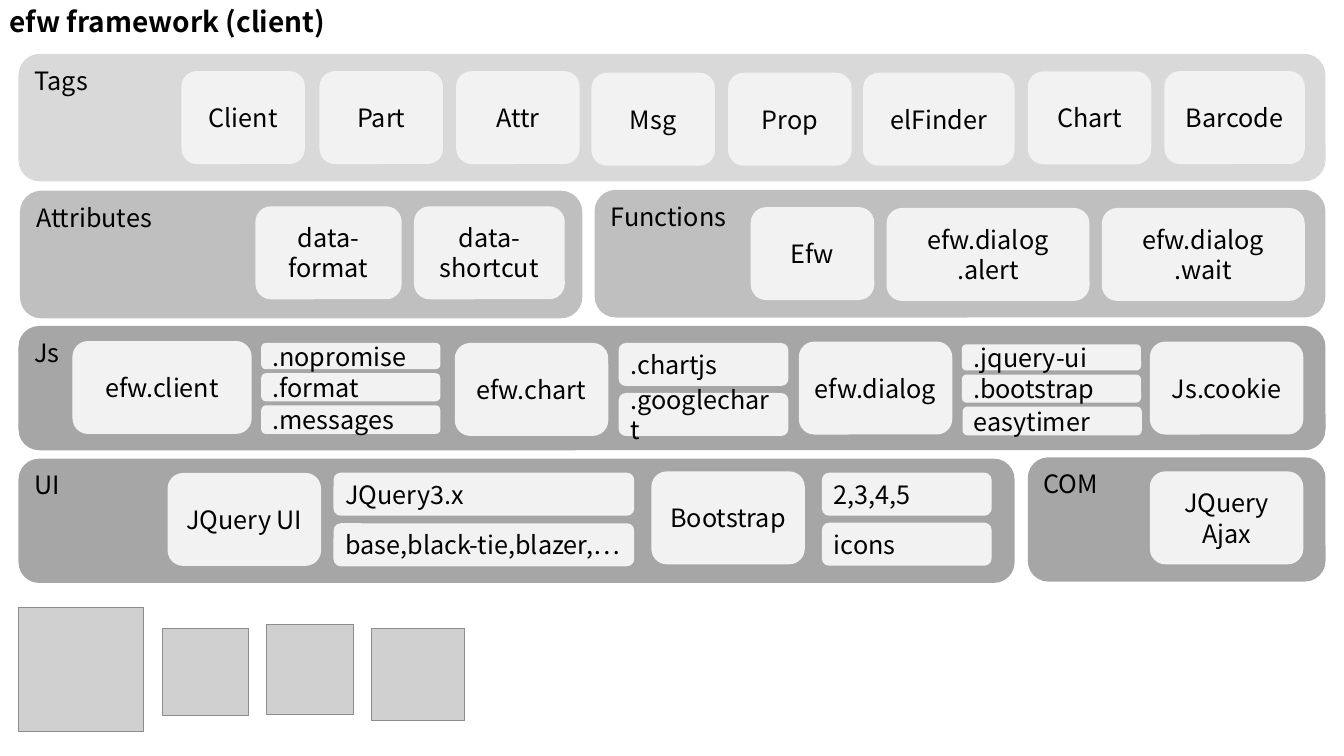
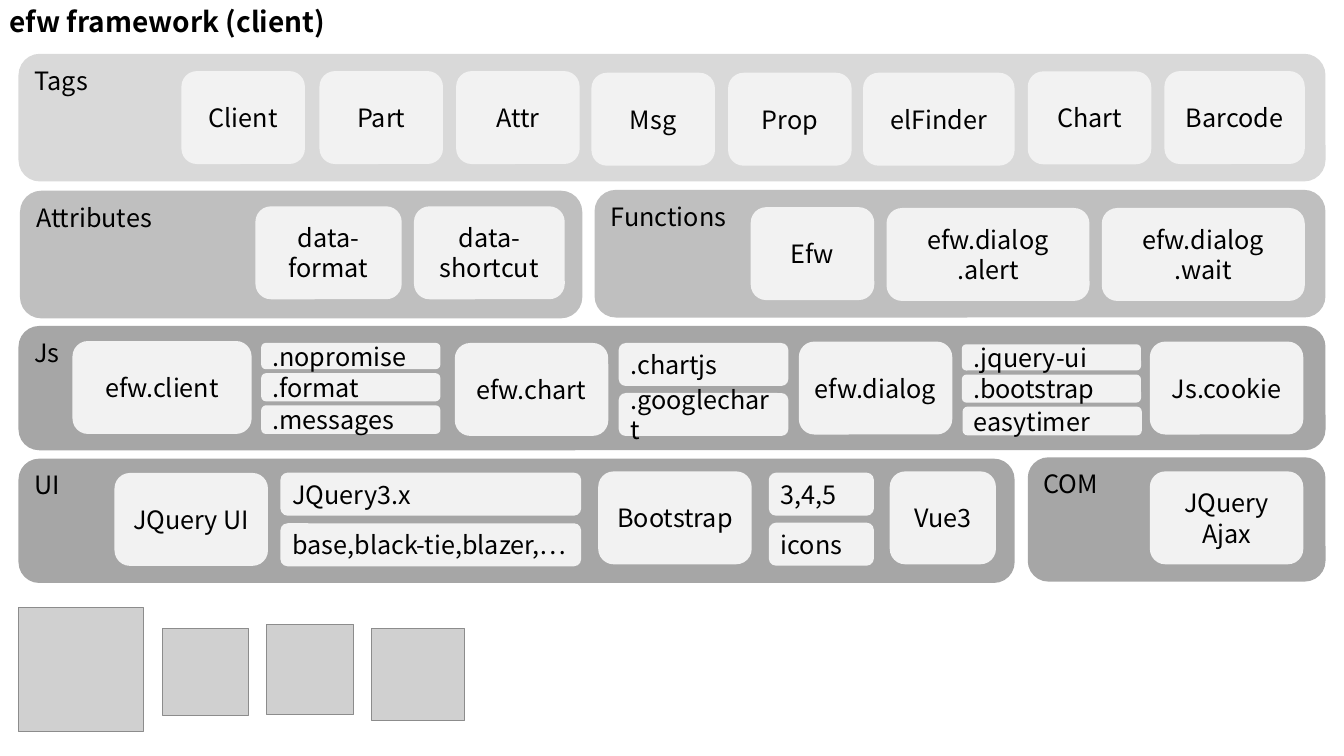
Before and after one commit to efwGrp/efw4.X, a slide deck: slide 2 of docs/img/画像作成用.pptx. Drawn at 1344x756 pixels with LibreOffice and Linux fonts; fonts in the diff are those of the drawing; grey boxes stand for pictures. Boxes give left, top, right and bottom in pixels: in the first picture for what was removed or moved away, otherwise in the second. Text is boxed around its words. In the diff, an @@ line names an element or a change of style, - is before the commit and + after.

```diff
--- a/docs/img/画像作成用.pptx
+++ b/docs/img/画像作成用.pptx
@@ rounded rectangle "JQuery UI": place and size @@
-rounded rectangle "JQuery UI" at [167, 473, 321, 566]
+rounded rectangle "JQuery UI" at [115, 473, 268, 566]
@@ rounded rectangle "JQuery3.x": place and size @@
-rounded rectangle "JQuery3.x" at [334, 473, 634, 516]
+rounded rectangle "JQuery3.x" at [280, 473, 581, 516]
@@ rounded rectangle "Bootstrap": place and size @@
-rounded rectangle "Bootstrap" at [651, 472, 805, 565]
+rounded rectangle "Bootstrap" at [599, 472, 752, 565]
@@ rounded rectangle "3,4,5": place and size @@
-rounded rectangle "3,4,5" at [822, 473, 991, 516]
+rounded rectangle "3,4,5" at [769, 473, 874, 516]
@@ rounded rectangle added at [890, 472, 996, 565], fill #F2F2F2, 18 pt, text #000000 @@
+Vue3
@@ text in rounded rectangle at [781, 485, 837, 509]: text changed @@
-2,3,4,5
+3,4,5
@@ rounded rectangle "base,black-tie,blazer,…": place and size @@
-rounded rectangle "base,black-tie,blazer,…" at [334, 523, 634, 567]
+rounded rectangle "base,black-tie,blazer,…" at [280, 523, 581, 567]
@@ rounded rectangle "icons": place and size @@
-rounded rectangle "icons" at [822, 523, 991, 567]
+rounded rectangle "icons" at [769, 523, 874, 567]
```
Also in this commit, not shown: 1 other slide changed, 8 other files.
